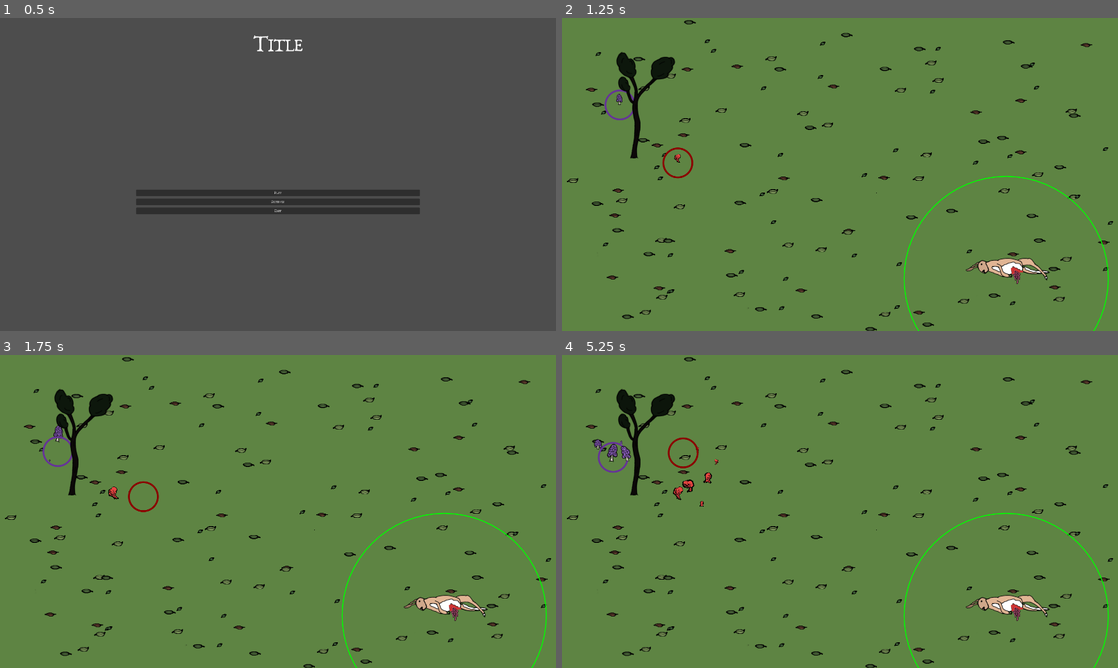
Above: before the commit, frames 1-4 (two rows, left to right).
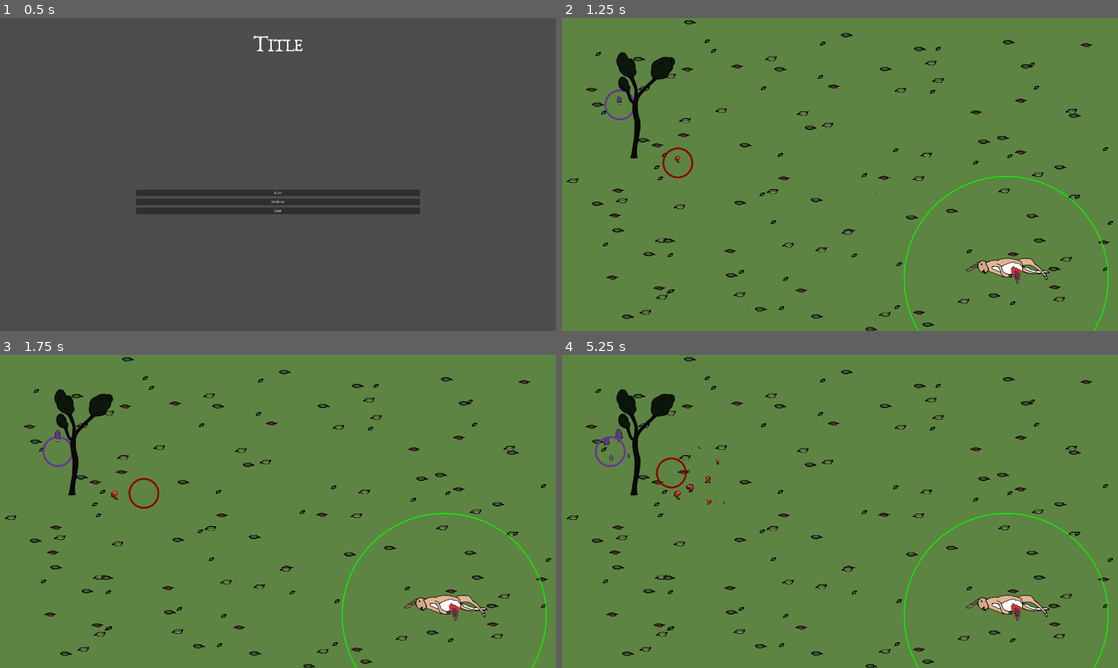
Above: after the commit, the same moments.

Repository: carcinizer/slavic-2025
Game: Godot game, scene res://scenes/main_menu.tscn
The game is run twice, just before and just after one commit, with the same random seed, the same clock (stepped at 60 frames per second) and the same inputs.
Inputs:
- Up to frame 1 (0.5 s): no input
- Up to frame 2 (1.25 s): click "Play" at 0.5 s
- Up to frame 3 (1.75 s): tap Enter at 1.25 s; hold Right (right1) from 1.28 s (still down); tap S (down2) at 1.35 s
- Up to frame 4 (5.25 s): release Right (right1) at 2.03 s; hold Down (down1) 2.03-2.78 s; tap one key every 0.75 s from 2.1 s: A (left2) D (right2) W (up2) S (down2) A (left2); hold Right (right1) 2.78-3.53 s; hold Up (up1) 3.53-4.28 s; hold Left (left1) from 4.28 s (still down)

Frame 1 is identical in both runs. In frame 2, less than 0.1% of the frame differs, in the area x 9-22%, y 24-47%; in frame 3, 0.3%; in frame 4, 0.8%, in the area x 5-30%, y 23-49%.

Commit message:
add skew and shake to mushroom, do not explode as soon

Diff:
--- a/src/cursor.gd
+++ b/src/cursor.gd
@@ -71,13 +71,14 @@
 
 	var growth_factor := growth_speed/nearby_mushrooms.size()
 	for mushroom in nearby_mushrooms:
+		if mushroom.hp > mushroom.hp_start_exploding:
+			growth_factor *= .05
 		mushroom.hp += growth_factor * delta
-		if mushroom.hp > mushroom.max_hp:
+		if mushroom.hp > mushroom.hp_start_exploding:
 			if try_spawn_mushroom():
 				mushroom.hp -= starting_hp
 			#else:
 				#mushroom.hp = mushroom.max_hp
-
 
 func try_spawn_mushroom() -> bool:
 	#return false
--- a/src/mushroom.gd
+++ b/src/mushroom.gd
@@ -5,8 +5,8 @@
 @export var hp := 20.0
 ## Treshold to which the mushrom will decay if grown beyond it
 @export var max_growth := 100.0
-@export var max_hp := 120.0
-@export var growth_speed := 10.0
+@export var hp_start_exploding := 100
+@export var max_hp := 150.0
 ## HP/s lost if hp > max_growth
 @export var overgrowth_decay_speed := 0
 @export var radius := 25
@@ -93,7 +93,9 @@
 	if abs(rotation - target_rotation) < rotation_threshold:
 		target_rotation = randfn(0, 0.2) * (hp/max_hp) # ca. 11 deg std deviation
 
-	rotation = lerp(rotation, target_rotation, abs(prev_hp-hp) * 0.1)
+	var lerp_speed = (hp - hp_start_exploding) / (max_hp - hp_start_exploding) if hp > hp_start_exploding else 0.1
+	rotation = lerp(rotation, target_rotation, abs(prev_hp-hp) * lerp_speed)
+
 	prev_hp = hp
 	#if should_check_for_connections:
 	#	check_for_connections()
@@ -108,7 +110,8 @@
 	else:
 		my_lifeline = null
 
-	modulate = Color.WHITE if latest_pulse % 10 > 5 else Color.WHITE.darkened(0.1)
+	modulate = Color.WHITE if latest_pulse % 30 > 15 else Color.WHITE.darkened(0.1)
+	$Sprite.skew = deg_to_rad(sin(time_since_spawn / 15) * 15) if latest_pulse % 30 > 15 else 0.0
 
 	## Overgrowing
 	if hp >= max_hp:
